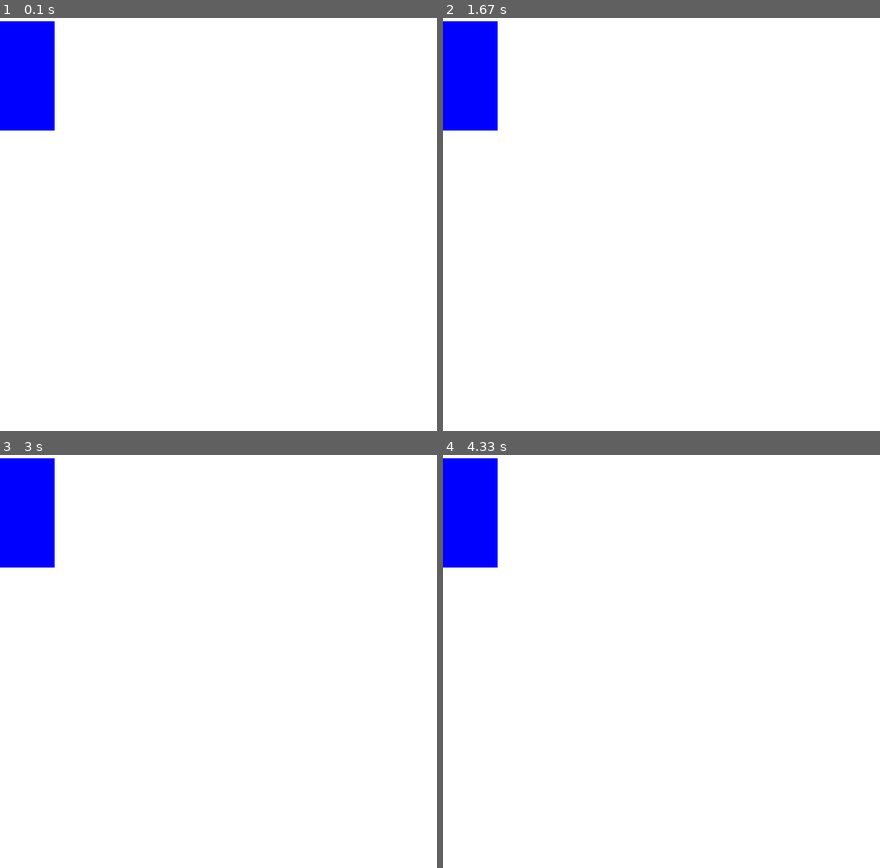
Above: before the commit, frames 1-4 (two rows, left to right).
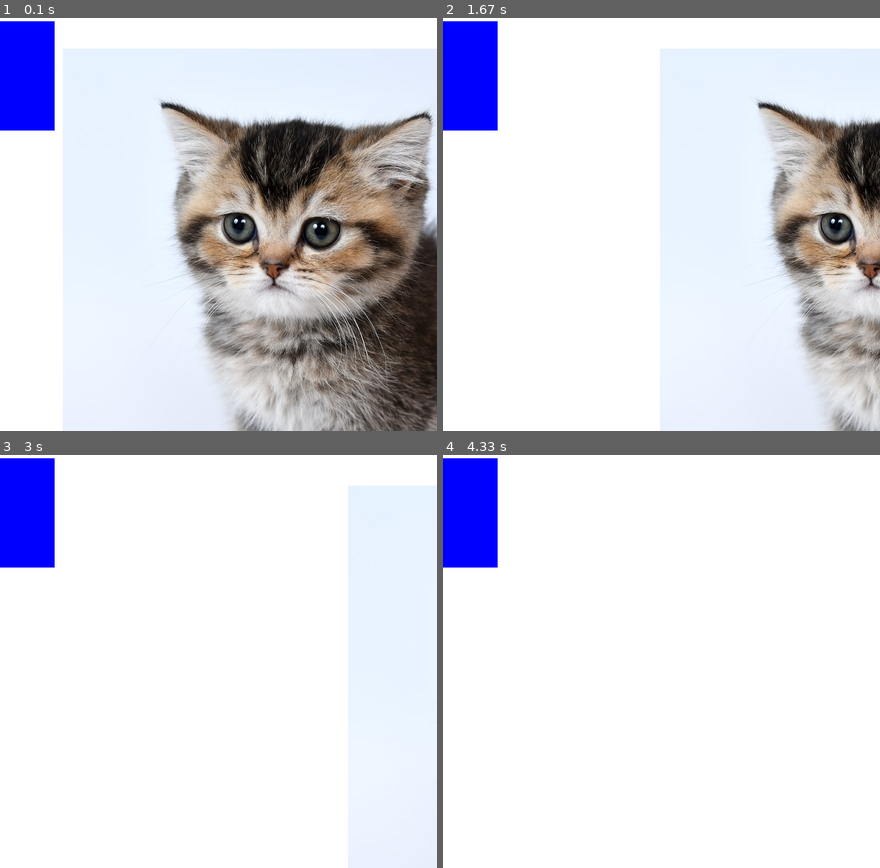
Above: after the commit, the same moments.

Repository: mcastre1/pygame
Game: pygame game, started from surfaces_rects.py
Two runs of this game, one before a commit and one after it. Both use one fixed random seed, a clock stepped at 60 frames per second and the inputs below.
Inputs:
- Up to frame 1 (0.1 s): no input
- Up to frame 2 (1.67 s): no input
- Up to frame 3 (3 s): no input
- Up to frame 4 (4.33 s): no input

The runs differ from the first frame. In frame 1, 51% of the frame differs, in the area x 14-100%, y 7-100%; in frame 2, 21%; in frame 3, 1.0%; in frame 4, nothing differs.

Commit message:
You can move surfaces or images by moving the rect from get_rect and blitting the image or surface onto the rect.

Diff:
--- a/surfaces_rects.py
+++ b/surfaces_rects.py
@@ -7,7 +7,12 @@
 screen = pygame.display.set_mode((800,800))
 
 second_surface = pygame.Surface([100,200])
+second_surface_rect = second_surface.get_rect()
 second_surface.fill((0,0,255))
+
+kitten = pygame.image.load('kitten.jpg')
+kitten_rect = kitten.get_rect()
+kitten_rect.topleft = [100,100]
 
 while True:
     for event in pygame.event.get():
@@ -17,5 +22,9 @@
 
     screen.fill((255,255,255))
     screen.blit(second_surface, (0,50))
+    screen.blit(kitten, kitten_rect)
+    kitten_rect.right += 3
+
+
     pygame.display.flip() # Draws everything in this loop cycle.
     clock.tick(60) # Frame rate, in this case 60 frames per second (FPS)
Binary file added: kitten.jpg
